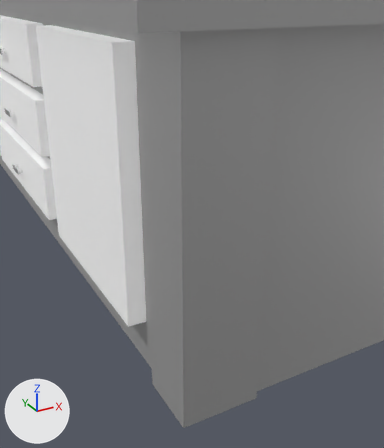
A saved change to the glTF model environment_assets/workbench.glb.
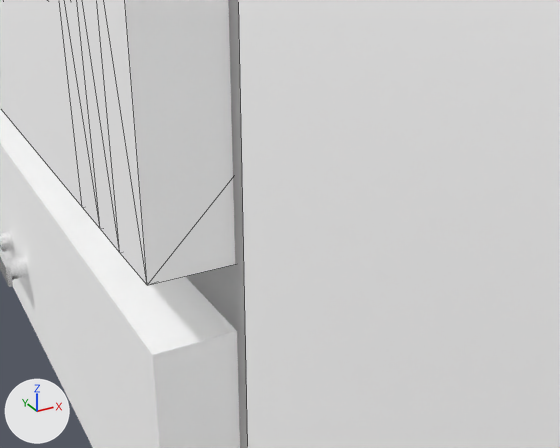
There are two pictures of each version: one from a 50 mm camera at (-2.187, -4.504, 1.35) aimed at (-0.873, -2.116, 0.156), one close up from a 50 mm camera at (-1.646, -1.781, 0.726) aimed at (-1.444, -1.414, 0.543). Arrows for +X, +Y and +Z are at lower left; the lights stay in place. The close-ups show mesh edges as thin lines. Objects named as collision shapes, trigger or cutter boxes, shadow casters or lower levels of detail are left out. Where no turn or scale is listed for an object, it has been applied to the vertices. Vertices at the same position are counted once.

Objects in the first close-up: 'Cube', 'Drawer.004', 'Drawer.005', 'Table'.
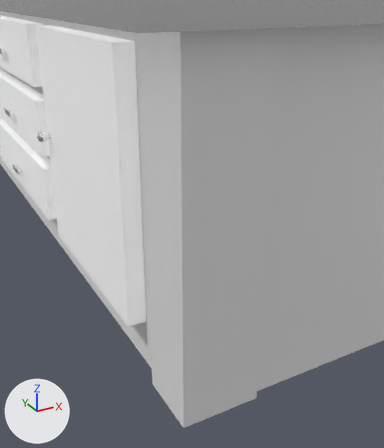
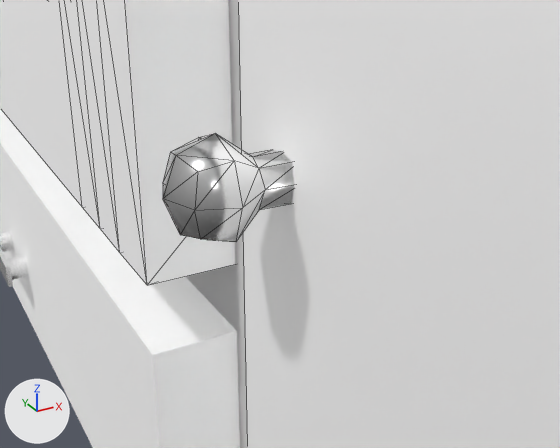
Location of each change, (x1, y1, x2, y2) in pixels of the close-ups (560 x 448 px):
'Cube', reshaped: before (238, 0, 560, 448); after (163, 0, 560, 448)
part 1 of me_cube_001, recoloured: (185, 0, 248, 448) in both
part 2 of me_cube_009, added: after (163, 133, 294, 242)

The change in detail:
Material 'Material' (mat_material) is new.
Its base color is (0.8, 0.8, 0.8) (white #e7e7e7).
me_cube_001 has 116 vertices, 218 faces and spans x -1.57..1.57, y -3.07..3.07, z -0.36..1.46.
me_cube_001 is used by ob_table; location (0.0, 0.0, 0.0).
me_cube_001 part 1: 202 faces spanning x -1.38..1.38, y -2.97..2.97, z -0.36..1.24 switch from mat_material_001 (grey #b9b9b9) to mat_material (white #e7e7e7).
me_cube_001 now uses material mat_metalreflective (white #e7e7e7).
me_cube_009 is used by ob_cube; location (-0.8467, -1.9215, 0.5316).
me_cube_009 had 8 vertices, 12 faces and spanned x -0.584..0.584, y -0.584..0.584, z -0.639..0.639.
me_cube_009 now has 42 vertices, 76 faces and spans x -0.661..0.584, y -0.584..0.584, z -0.639..0.639.
me_cube_009 part 2: a new loose piece of 34 vertices spanning x -0.661..-0.579, y 0.496..0.564, z -0.002..0.065, in mat_metalreflective (white #e7e7e7).
me_cube_009 part 3: the surface is now shaded smooth.
me_cube_009 now uses material mat_metalreflective (white #e7e7e7).
